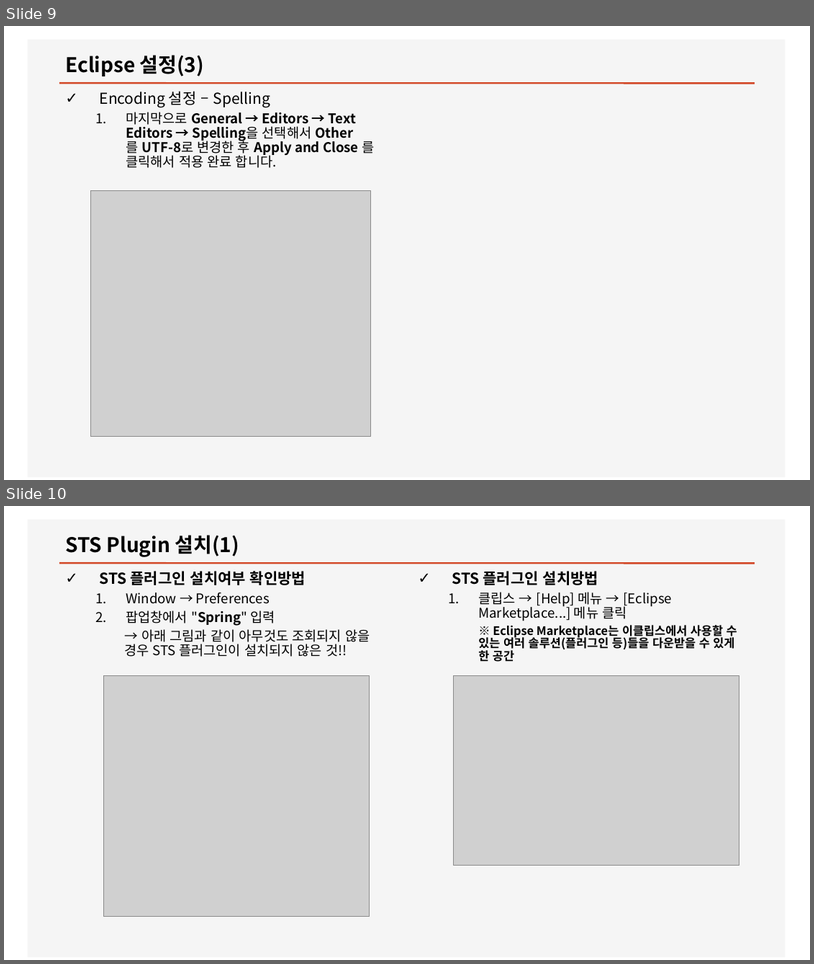
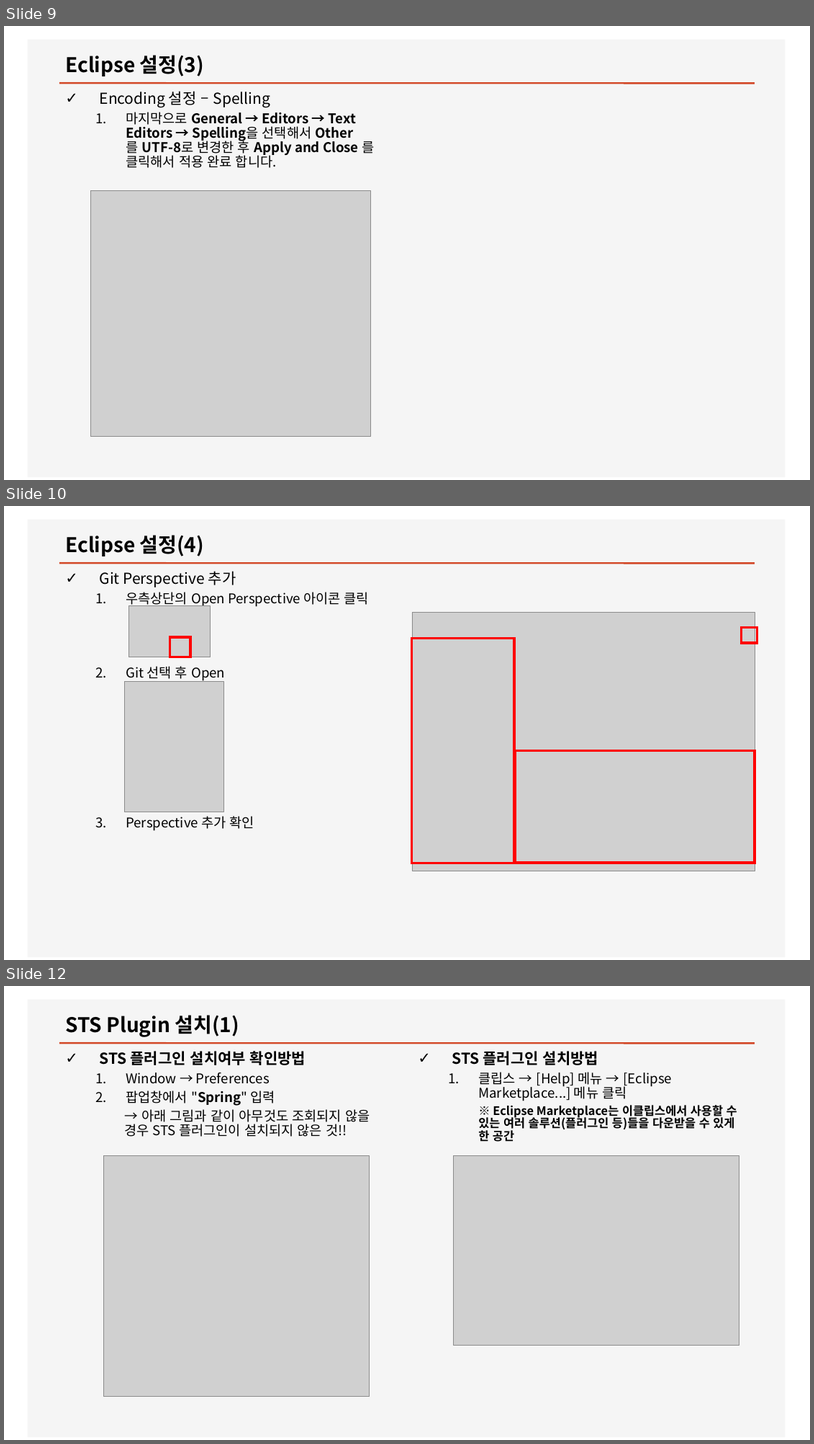
Before and after one commit to ByounggwanLee/CareMoa, a slide deck: Doc/Eclipse설치.pptx. Shown one above the other, each under a label of ours: slides 9 and 10 before the commit, slides 9, 10 and 12 after it; the slides between them are not shown. The pictures are 814x964 and 814x1444 pixels, drawn with LibreOffice and Linux fonts; fonts in the diff are those of the drawing; grey boxes stand for pictures. Boxes give left, top, right and bottom in pixels: in the first picture for what was removed or moved away, otherwise in the second. Text is boxed around its words. In the diff, an @@ line names an element or a change of style, - is before the commit and + after.

```diff
--- a/Doc/Eclipse설치.pptx
+++ b/Doc/Eclipse설치.pptx
@@ slide 10 added at (4,506,810,960), background #FFFFFF; not listed: 2 template elements that a slide beside it also shows @@
@@ title added at (65,535,204,556), 24 pt, text #000000, bold @@
+Eclipse 설정(4)
@@ text added at (100,571,369,831), 16 pt, text #000000 @@
+✓ Git Perspective 추가
+  1. 우측상단의 Open Perspective 아이콘 클릭
+  2. Git 선택 후 Open
+  3. Perspective 추가 확인
@@ picture added at (129,606,211,656) @@
@@ picture added at (412,613,756,871) @@
@@ rectangle added at (742,627,758,643), outline #FF0000 3 pt @@
@@ rectangle added at (170,637,190,657), outline #FF0000 3 pt @@
@@ rectangle added at (412,638,514,862), outline #FF0000 3 pt @@
@@ picture added at (124,682,224,812) @@
@@ rectangle added at (516,750,756,863), outline #FF0000 3 pt @@
@@ what was slide 10 is now slide 12 @@
```
Also in this commit, not shown: 2 slides changed, 1 other slide added, 2 slides removed, 10 other files.
